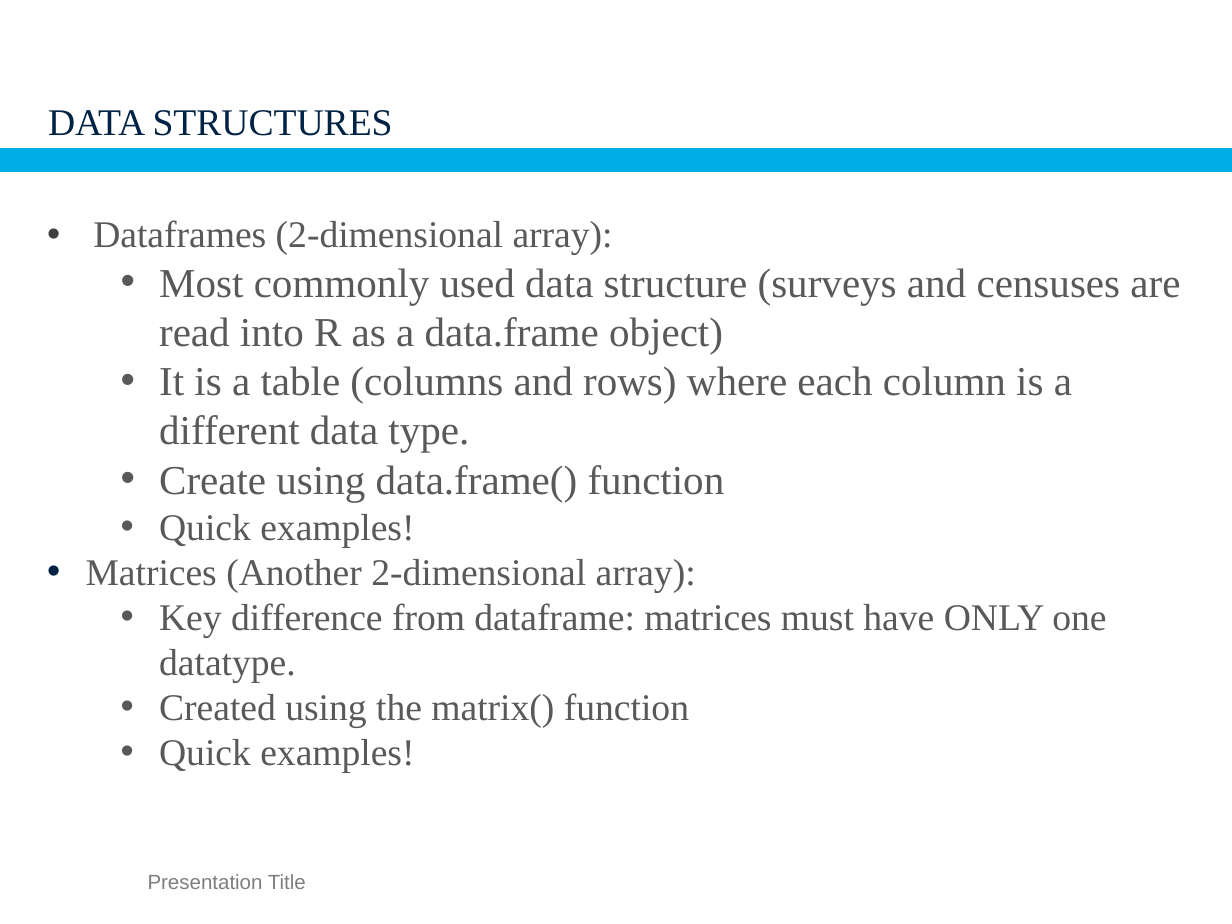
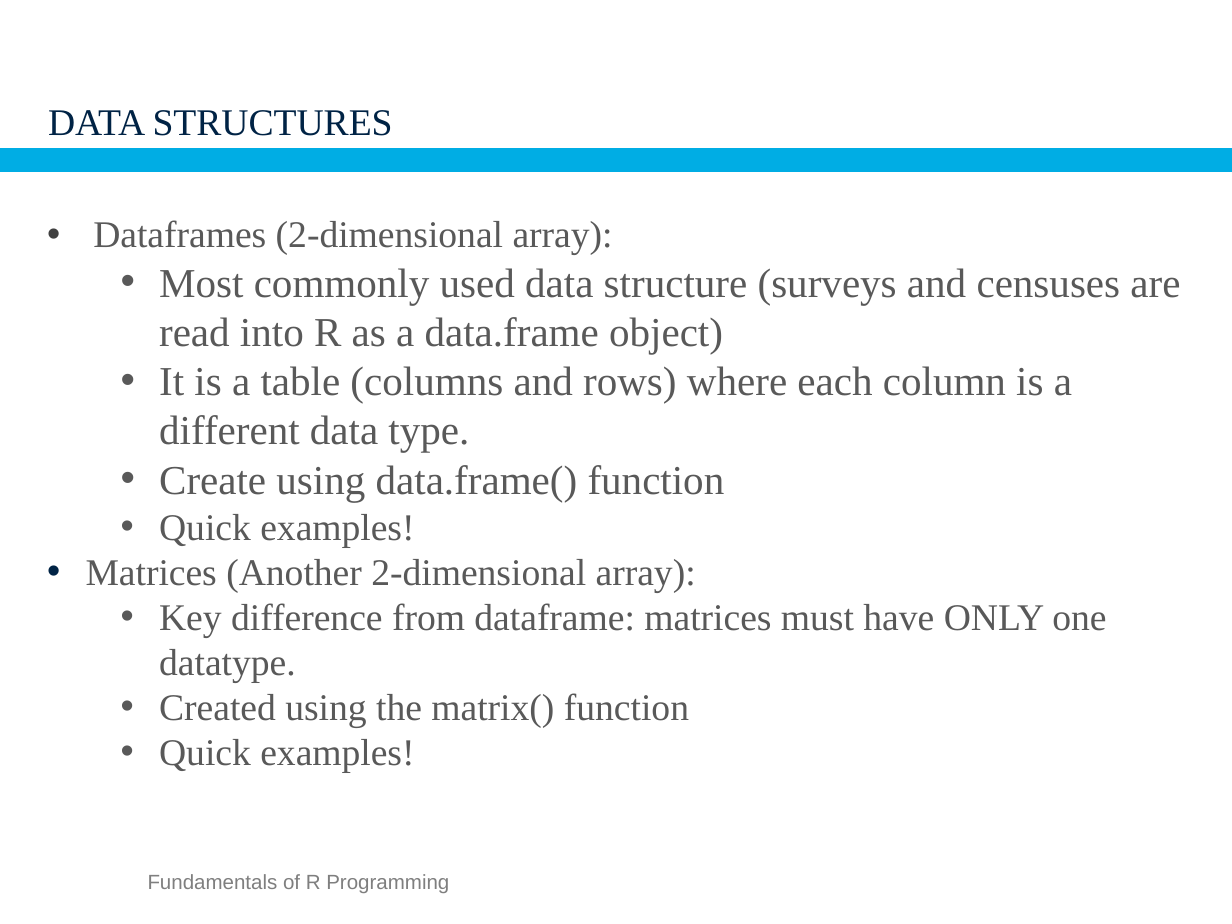
Before and after one commit to SSA-Statistical-Team-Projects/SAEPovTraineR, a slide deck: slide 11 of Presentations/part3_rfundamentals.pptx. Drawn at 1232x924 pixels with LibreOffice and Linux fonts; fonts in the diff are those of the drawing; background and template pictures are left out. Boxes give left, top, right and bottom in pixels: in the first picture for what was removed or moved away, otherwise in the second. Text is boxed around its words. In the diff, an @@ line names an element or a change of style, - is before the commit and + after.

```diff
--- a/Presentations/part3_rfundamentals.pptx
+++ b/Presentations/part3_rfundamentals.pptx
@@ text at (x1=148, y1=874, x2=449, y2=893): text changed @@
-Presentation Title
+Fundamentals of R Programming
```
Also in this commit, not shown: 21 other slides changed, 2 other files.
